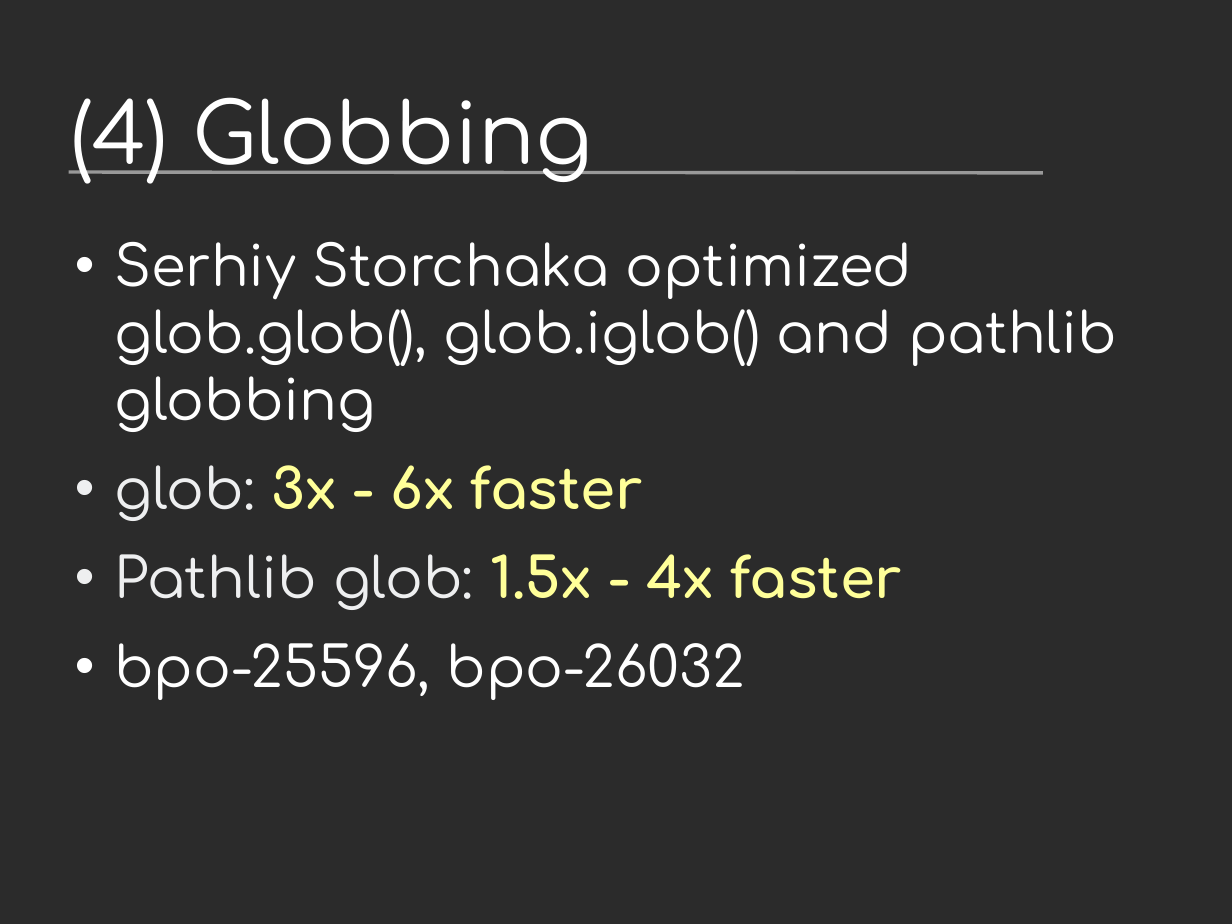
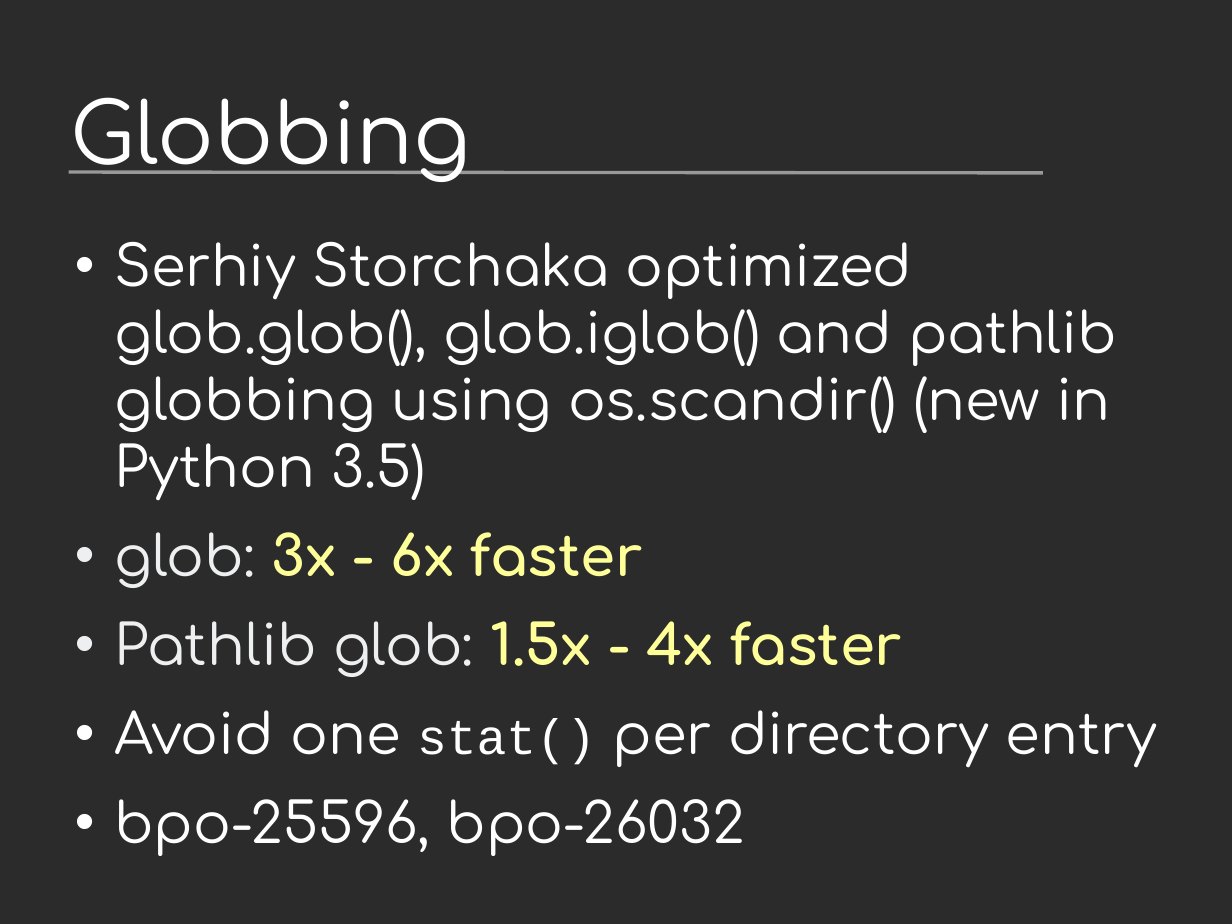
Before and after one commit to vstinner/talks, a slide deck: slide 27 of 2017-PyconUS/python36_opt.odp (slide 26 before the commit). Drawn at 1232x924 pixels with LibreOffice and Linux fonts; fonts in the diff are those of the drawing; background and template pictures are left out; a plain dark background stands for a picture behind light text. Boxes give left, top, right and bottom in pixels: in the first picture for what was removed or moved away, otherwise in the second. Text is boxed around its words. In the diff, an @@ line names an element or a change of style, - is before the commit and + after.

```diff
--- a/2017-PyconUS/python36_opt.odp
+++ b/2017-PyconUS/python36_opt.odp
@@ title at box(71, 97, 471, 182): text changed @@
-(4) Globbing
+Globbing
@@ text at box(114, 242, 1117, 501): text changed @@
-• Serhiy Storchaka optimized glob.glob(), glob.iglob() and pathlib globbing
+• Serhiy Storchaka optimized glob.glob(), glob.iglob() and pathlib globbing using os.scandir() (new in Python 3.5)
@@ text at box(114, 710, 1157, 768): paragraph added @@
+• Avoid one stat() per directory entry
```
Also in this commit, not shown: 22 other slides changed, 2 slides added, 1 other file.
